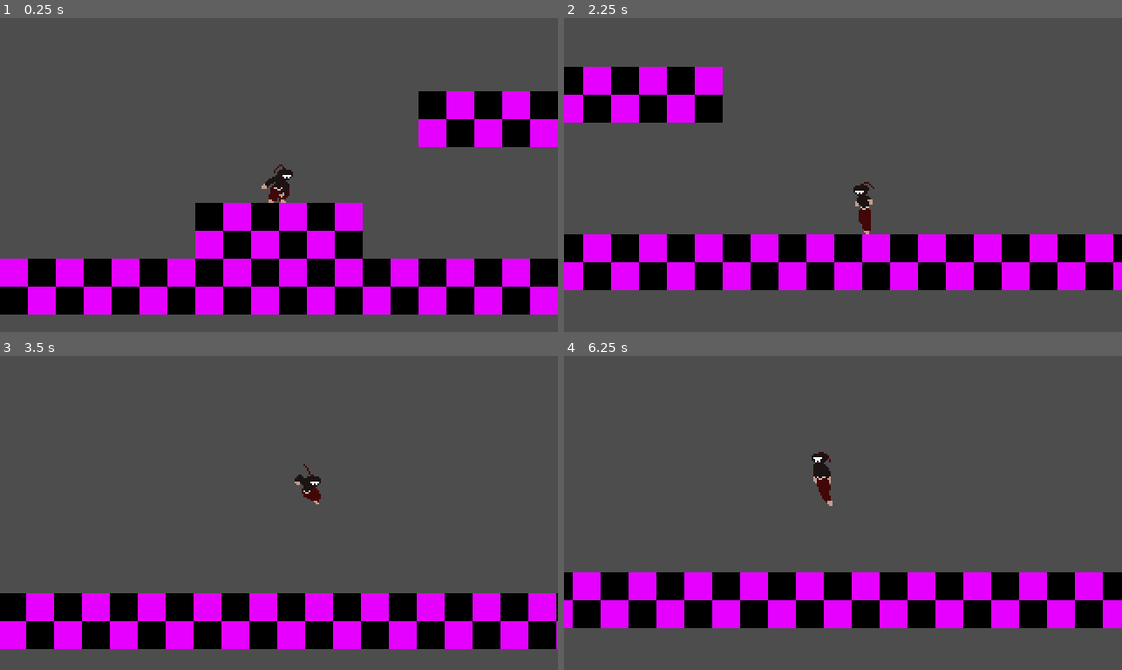
Above: before the commit, frames 1-4 (two rows, left to right).
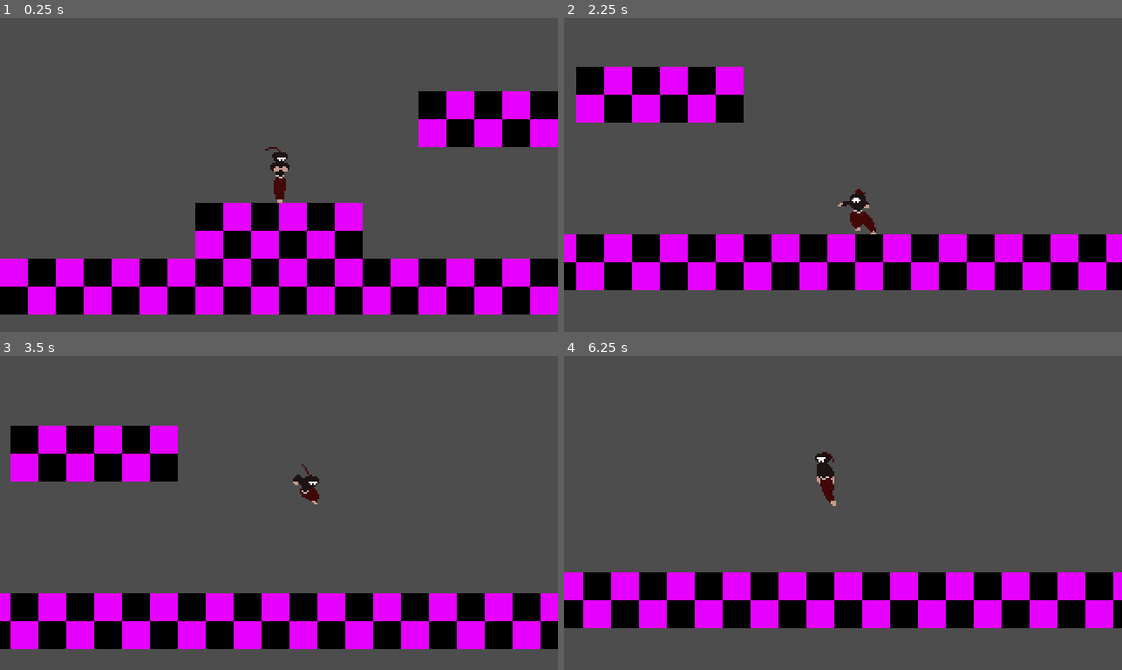
Above: after the commit, the same moments.

Repository: lowercasewords/shinobi-strike
Game: Godot game, scene res://scenes/levels/test_map.tscn
Same seed, same stepped clock (60 frames per second), same inputs: the game is played once before the commit and once after it.
Inputs:
- Up to frame 1 (0.25 s): no input
- Up to frame 2 (2.25 s): tap Enter (ui_accept) at 0.5, 0.77, 1.52 s; hold Right (ui_right) 0.53-2.03 s; hold Left (ui_left) from 2.03 s (still down)
- Up to frame 3 (3.5 s): release Left (ui_left) at 2.78 s; hold Right (ui_right) from 2.78 s (still down); tap Enter (ui_accept) at 3.02 s
- Up to frame 4 (6.25 s): tap Enter (ui_accept) at 3.77, 4.52, 6.02 s; release Right (ui_right) at 4.28 s; hold Left (ui_left) 4.28-5.03 s; hold Right (ui_right) 5.03-5.78 s; hold Left (ui_left) from 5.78 s (still down)

The runs differ from the first frame. In frame 1, 0.5% of the frame differs, in the area x 46-53%, y 41-59%; in frame 2, 18%, in the area x 0-100%, y 15-87%; in frame 3, 13%; in frame 4, 11%.

Commit message:
adjusted turning to be a state and fixed landing not triggering turning

Diff:
--- a/scenes/player/Player.tscn
+++ b/scenes/player/Player.tscn
@@ -28,14 +28,15 @@
 [ext_resource type="Texture2D" uid="uid://chw05i2p6bd6n" path="res://assets/sprites/player/player_land_2.png" id="14_8nn5r"]
 [ext_resource type="Script" uid="uid://bsyh8g21vunej" path="res://scenes/player/jump_state.gd" id="14_ov1oi"]
 [ext_resource type="Texture2D" uid="uid://bc7meijdhk13f" path="res://assets/sprites/player/player_land_3.png" id="15_kvwax"]
-[ext_resource type="Texture2D" uid="uid://bqx70q7sn8mli" path="res://assets/sprites/player/player_walk_turn_1.png" id="20_5ttev"]
+[ext_resource type="Texture2D" uid="uid://bqx70q7sn8mli" path="res://assets/sprites/player/player_turn_1.png" id="20_5ttev"]
 [ext_resource type="Script" uid="uid://bqf4onwxnfx6u" path="res://scenes/player/land_state.gd" id="20_ro0t8"]
 [ext_resource type="Texture2D" uid="uid://bmabm4vpstt6f" path="res://assets/sprites/player/player_walk_windup_1.png" id="20_x3qp0"]
 [ext_resource type="Texture2D" uid="uid://6aq3muqfcstq" path="res://assets/sprites/player/player_walk_windup_2.png" id="21_76i7i"]
-[ext_resource type="Texture2D" uid="uid://b13iqmhck4jma" path="res://assets/sprites/player/player_walk_turn_2.png" id="21_geaob"]
-[ext_resource type="Texture2D" uid="uid://dnxrxd87sve3o" path="res://assets/sprites/player/player_walk_turn_3.png" id="22_qsmrd"]
-[ext_resource type="Texture2D" uid="uid://by4kf00u4wj7b" path="res://assets/sprites/player/player_walk_turn_4.png" id="23_jtlb7"]
+[ext_resource type="Texture2D" uid="uid://b13iqmhck4jma" path="res://assets/sprites/player/player_turn_2.png" id="21_geaob"]
+[ext_resource type="Texture2D" uid="uid://dnxrxd87sve3o" path="res://assets/sprites/player/player_turn_3.png" id="22_qsmrd"]
+[ext_resource type="Texture2D" uid="uid://by4kf00u4wj7b" path="res://assets/sprites/player/player_turn_4.png" id="23_jtlb7"]
 [ext_resource type="Script" uid="uid://dfk71xyg06unw" path="res://scenes/player/fall_state.gd" id="31_geaob"]
+[ext_resource type="Script" uid="uid://bplkgw5hlnp7w" path="res://scenes/player/turn_state.gd" id="37_eac1a"]
 
 [sub_resource type="SpriteFrames" id="SpriteFrames_v6fml"]
 animations = [{
@@ -128,6 +129,23 @@
 }, {
 "frames": [{
 "duration": 1.0,
+"texture": ExtResource("20_5ttev")
+}, {
+"duration": 1.0,
+"texture": ExtResource("21_geaob")
+}, {
+"duration": 1.0,
+"texture": ExtResource("22_qsmrd")
+}, {
+"duration": 1.0,
+"texture": ExtResource("23_jtlb7")
+}],
+"loop": false,
+"name": &"turn",
+"speed": 10.0
+}, {
+"frames": [{
+"duration": 1.0,
 "texture": ExtResource("7_20koh")
 }, {
 "duration": 1.0,
@@ -145,23 +163,6 @@
 }, {
 "frames": [{
 "duration": 1.0,
-"texture": ExtResource("20_5ttev")
-}, {
-"duration": 1.0,
-"texture": ExtResource("21_geaob")
-}, {
-"duration": 1.0,
-"texture": ExtResource("22_qsmrd")
-}, {
-"duration": 1.0,
-"texture": ExtResource("23_jtlb7")
-}],
-"loop": false,
-"name": &"walk_turn",
-"speed": 10.0
-}, {
-"frames": [{
-"duration": 1.0,
 "texture": ExtResource("20_x3qp0")
 }, {
 "duration": 1.0,
@@ -180,7 +181,7 @@
 
 [node name="AnimatedSprite2D" type="AnimatedSprite2D" parent="." unique_id=1994341334]
 sprite_frames = SubResource("SpriteFrames_v6fml")
-animation = &"jump_windup"
+animation = &"turn"
 autoplay = "idle"
 
 [node name="CollisionShape2D" type="CollisionShape2D" parent="." unique_id=2065698952]
@@ -218,3 +219,7 @@
 [node name="Fall" type="Node2D" parent="StateMachine" unique_id=1024835885]
 script = ExtResource("31_geaob")
 metadata/_custom_type_script = "uid://dfk71xyg06unw"
+
+[node name="Turn" type="Node2D" parent="StateMachine" unique_id=2112800140]
+script = ExtResource("37_eac1a")
+metadata/_custom_type_script = "uid://bplkgw5hlnp7w"
--- a/scenes/player/airbone_state.gd
+++ b/scenes/player/airbone_state.gd
@@ -9,10 +9,9 @@
 
 	if player.just_landed and current_state_name != StateMachine.LAND:
 		transitioned.emit(self, StateMachine.LAND)
-		print("		land")
 		return StateMachine.LAND
 
-	if player.velocity.y > 0 and current_state_name != StateMachine.FALL:
+	if not player.is_on_floor() and player.velocity.y > 0 and current_state_name != StateMachine.FALL:
 		transitioned.emit(self, StateMachine.FALL)
 		return StateMachine.FALL
 	return ""
--- a/scenes/player/fall_state.gd
+++ b/scenes/player/fall_state.gd
@@ -5,11 +5,10 @@
 func physics_update(_delta: float) -> void:
 	super.physics_update(_delta)
 
-	if abs(player.velocity.x) > VERTICAL_FALL_SPEED_THRESHOLD:
-		if player.animated_sprite.animation != "fall":
-			player.animated_sprite.play("fall")
-	elif player.animated_sprite.animation != "fall_vertical":
-		player.animated_sprite.play("fall_vertical")
-
-	if not check_airbone_transitions():
+	if check_airbone_transitions() == "":
+		if abs(player.velocity.x) > VERTICAL_FALL_SPEED_THRESHOLD:
+			if player.animated_sprite.animation != "fall":
+				player.animated_sprite.play("fall")
+		elif player.animated_sprite.animation != "fall_vertical":
+			player.animated_sprite.play("fall_vertical")
 		basic_movement(_delta, player.SPEED)
--- a/scenes/player/grounded_state.gd
+++ b/scenes/player/grounded_state.gd
@@ -5,24 +5,35 @@
 	#coyote_timer = Timer.new()
 	#self.add_child(coyote_timer)
 
+func jump_state_triggered() -> bool:
+	"""
+	Is jump state triggered this tic?
+	"""
+	return player.is_jumping and player.state_machine.current_state.name.to_lower() != StateMachine.JUMP
+
+func turn_state_triggered() -> bool:
+	"""
+	Is turn state triggered this tic?
+	"""
+	return player.just_changed_directions and player.state_machine.current_state.name.to_lower() != StateMachine.TURN
+
 func check_grounded_transitions() -> String:
 	var current_state_name: String = player.state_machine.current_state.name.to_lower()
 
-	if not player.is_on_floor() and current_state_name != StateMachine.FALL:
-		transitioned.emit(self, StateMachine.FALL)
-		return StateMachine.FALL
-
-	if player.is_jumping and current_state_name != StateMachine.JUMP:
+	if jump_state_triggered():
 		transitioned.emit(self, StateMachine.JUMP)
 		return StateMachine.JUMP
 
-	# While landing, grounded states won't start
-	if player.animated_sprite.animation != "land" or (player.animated_sprite.animation == "land" and not player.animated_sprite.is_playing()):
-		if player.direction != 0 and current_state_name != StateMachine.WALK:
-			transitioned.emit(self, StateMachine.WALK)
-			#print(player.state_machidne.current_state)
-			return StateMachine.WALK
-		elif player.direction == 0 and player.velocity.x == 0 and current_state_name != StateMachine.IDLE:
-			transitioned.emit(self, StateMachine.IDLE)
-			return StateMachine.IDLE
+	if turn_state_triggered():
+		transitioned.emit(self, StateMachine.TURN)
+		return StateMachine.TURN
+
+	if player.direction != 0 and current_state_name != StateMachine.WALK:
+		transitioned.emit(self, StateMachine.WALK)
+		return StateMachine.WALK
+
+	if player.direction == 0 and player.velocity.x == 0 and current_state_name != StateMachine.IDLE:
+		transitioned.emit(self, StateMachine.IDLE)
+		return StateMachine.IDLE
+
 	return ""
--- a/scenes/player/land_state.gd
+++ b/scenes/player/land_state.gd
@@ -5,5 +5,14 @@
 
 func physics_update(_delta: float) -> void:
 	super.physics_update(_delta)
-	check_grounded_transitions()
+	if turn_state_triggered():
+		transitioned.emit(self, StateMachine.TURN)
+	elif jump_state_triggered():
+		transitioned.emit(self, StateMachine.JUMP)
 	basic_movement(_delta, player.SPEED)
+
+func _on_animation_finished():
+	if player.state_machine.current_state.name.to_lower() == StateMachine.LAND:
+		if check_grounded_transitions() == "":
+			# Just in case to not get stuck in this land state
+			transitioned.emit(self, StateMachine.IDLE)
--- a/scenes/player/player.gd
+++ b/scenes/player/player.gd
@@ -23,7 +23,7 @@
 	direction = Input.get_axis("ui_left", "ui_right")
 	is_jumping = Input.is_action_pressed("ui_accept")
 
-	if last_direction != direction and direction != 0:
+	if velocity.normalized().x*direction < 0:
 		just_changed_directions = true
 	else:
 		just_changed_directions = false
--- /dev/null
+++ b/scenes/player/turn_state.gd
@@ -0,0 +1,28 @@
+class_name TurnState extends GroundedState
+
+const TURN_ACCELERATION = ACCELERATION
+const TURN_SPEED_THRESHOLD = 10
+
+func enter() -> void:
+	# Changing walking direction
+	player.animated_sprite.play("turn")
+	player.velocity.x /= 2
+
+func exit():
+	acceleration = ACCELERATION
+
+func physics_update(_delta: float) -> void:
+	super.physics_update(_delta)
+
+	# While turning
+	if player.animated_sprite.animation == "turn" and player.animated_sprite.is_playing():
+		# Friction is adjusted during turning
+		acceleration = TURN_ACCELERATION
+
+		if jump_state_triggered():
+			transitioned.emit(self, StateMachine.JUMP)
+	# Done with turning
+	else:
+		check_grounded_transitions()
+
+	basic_movement(_delta, player.SPEED)
--- a/scenes/player/walk_state.gd
+++ b/scenes/player/walk_state.gd
@@ -1,13 +1,14 @@
 class_name WalkState extends GroundedState
 
-const TURN_ACCELERATION = ACCELERATION
-const TURN_SPEED_THRESHOLD = 10
 #const MAX_SPEED: float = 300.0
 var windup_movement = 100.0
 
 func enter() -> void:
 	# Play walk animation here if you have one
-	player.animated_sprite.play("walk_windup")
+	if player.state_machine.current_state.name == StateMachine.IDLE:
+		player.animated_sprite.play("walk_windup")
+	else:
+		player.animated_sprite.play("walk")
 
 func windup_finsh() -> void:
 	if player.is_on_floor():
@@ -21,17 +22,6 @@
 		var speed_ratio = max(abs(player.velocity.x) / player.SPEED, 0.5)
 		player.animated_sprite.speed_scale = speed_ratio
 
-	# Changing walking direction
-	if player.just_changed_directions and abs(player.velocity.x) > TURN_SPEED_THRESHOLD/3:
-		player.animated_sprite.play("walk_turn")
-		player.velocity.x /= 2
-
-	# Friction is adjusted during turning
-	if player.animated_sprite.animation == "walk_turn" and player.animated_sprite.is_playing():
-		acceleration = TURN_ACCELERATION
-	else:
-		acceleration = acceleration
-
 	# Stopping with a smooth animation
 	var new_state: String = check_grounded_transitions()
 	if new_state == StateMachine.IDLE:
@@ -40,5 +30,5 @@
 	basic_movement(_delta, player.SPEED)
 
 func _on_animation_finished():
-	if player.state_machine.current_state.name.to_lower() == StateMachine.WALK and (player.animated_sprite.animation == "walk_windup" or player.animated_sprite.animation == "walk_turn"):
+	if player.state_machine.current_state.name.to_lower() == StateMachine.WALK and player.animated_sprite.animation == "walk_windup":
 		windup_finsh()
--- a/scenes/state_machine.gd
+++ b/scenes/state_machine.gd
@@ -9,6 +9,7 @@
 const JUMP = "jump"
 const LAND = "land"
 const FALL = "fall"
+const TURN = "turn"
 
 # Mapping of state nodes to their string names
 var states: Dictionary = {}
Renamed: assets/sprites/player/player_walk_turn_1.png -> assets/sprites/player/player_turn_1.png
Not shown, changed: assets/sprites/player/player_turn_1.png.import
Renamed: assets/sprites/player/player_walk_turn_2.png -> assets/sprites/player/player_turn_2.png
Not shown, changed: assets/sprites/player/player_turn_2.png.import
Renamed: assets/sprites/player/player_walk_turn_3.png -> assets/sprites/player/player_turn_3.png
Not shown, changed: assets/sprites/player/player_turn_3.png.import
Renamed: assets/sprites/player/player_walk_turn_4.png -> assets/sprites/player/player_turn_4.png
Not shown, changed: assets/sprites/player/player_turn_4.png.import
